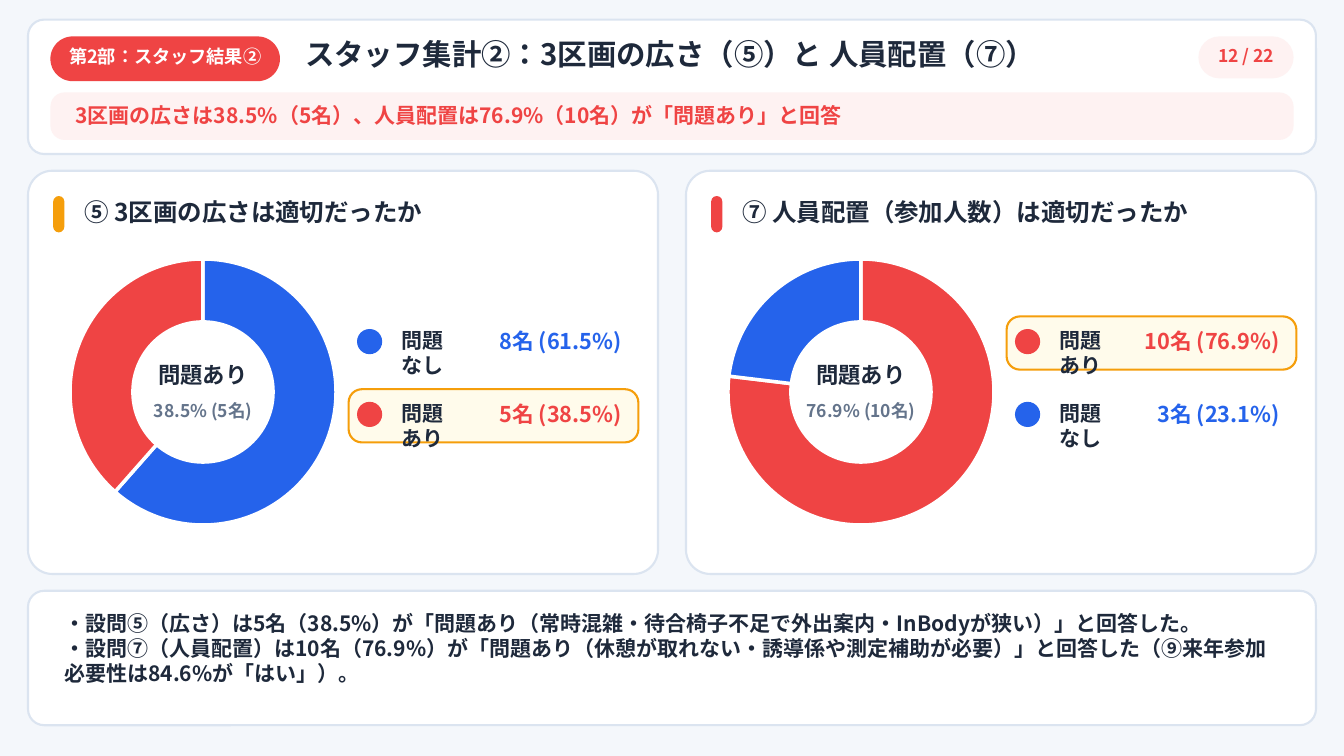
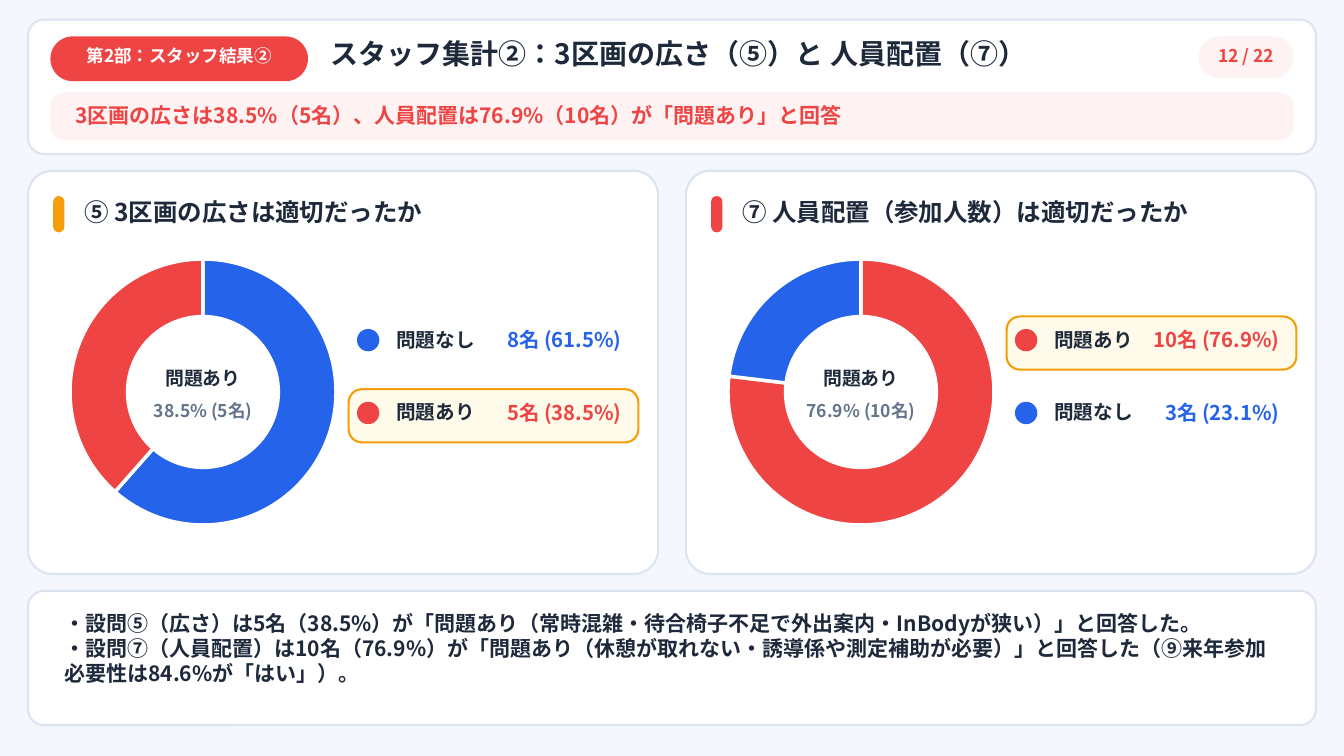
Before and after one commit to noriyukihoshina/yachiyo-survey-analyzer, a slide deck: slide 12 of 八千代リハビリテーション病院_どーんと祭出展結果報告_四役プレゼン.pptx. Drawn at 1344x756 pixels with LibreOffice and Linux fonts; fonts in the diff are those of the drawing. Boxes give left, top, right and bottom in pixels: in the first picture for what was removed or moved away, otherwise in the second. Text is boxed around its words. In the diff, an @@ line names an element or a change of style, - is before the commit and + after.

```diff
--- a/八千代リハビリテーション病院_どーんと祭出展結果報告_四役プレゼン.pptx
+++ b/八千代リハビリテーション病院_どーんと祭出展結果報告_四役プレゼン.pptx
@@ text "第2部：スタッフ結果②" at (87,47,272,64): size 13 to 12.5 pt @@
@@ rounded rectangle: place and size @@
-rounded rectangle at (50,36,280,81)
+rounded rectangle at (50,36,309,81)
@@ text "スタッフ集計②：3区画の広さ（⑤）と 人員配置（⑦）": place and size @@
-text "スタッフ集計②：3区画の広さ（⑤）と 人員配置（⑦）" at (305,40,1035,68)
+text "スタッフ集計②：3区画の広さ（⑤）と 人員配置（⑦）" at (330,40,1026,67)
@@ text "スタッフ集計②：3区画の広さ（⑤）と 人員配置（⑦）" at (330,40,1026,67): size 21 to 20 pt @@
@@ ellipse: place and size @@
-ellipse at (131,321,275,465)
+ellipse at (126,315,280,469)
@@ text "8名 (61.5%)": place and size @@
-text "8名 (61.5%)" at (500,330,622,354)
+text "8名 (61.5%)" at (507,329,622,351)
@@ ellipse: place and size @@
-ellipse at (789,321,934,465)
+ellipse at (784,315,939,469)
@@ ellipse: place and size @@
-ellipse at (1015,329,1041,354)
+ellipse at (1015,329,1037,351)
@@ size 15.5 to 14.5 pt in 4 elements at (507,402,622,424), (507,329,622,351), (1165,402,1280,424), (1153,329,1280,351) @@
@@ text "10名 (76.9%)": place and size @@
-text "10名 (76.9%)" at (1145,330,1280,353)
+text "10名 (76.9%)" at (1153,329,1280,351)
@@ text "問題あり": place and size @@
-text "問題あり" at (158,365,247,385)
+text "問題あり" at (165,369,240,387)
@@ text "問題あり" at (165,369,240,387): size 16 to 13.5 pt @@
@@ text "問題あり" at (823,369,898,387): size 16 to 13.5 pt @@
@@ text "問題あり": place and size @@
-text "問題あり" at (816,365,905,385)
+text "問題あり" at (823,369,898,387)
@@ text "5名 (38.5%)": place and size @@
-text "5名 (38.5%)" at (500,403,622,426)
+text "5名 (38.5%)" at (507,402,622,424)
@@ ellipse: place and size @@
-ellipse at (1015,402,1041,427)
+ellipse at (1015,402,1037,424)
@@ size 15 to 14 pt in 4 elements at (396,331,474,349), (396,403,474,421), (1054,331,1132,349), (1054,403,1132,421) @@
@@ text "3名 (23.1%)": place and size @@
-text "3名 (23.1%)" at (1158,403,1280,427)
+text "3名 (23.1%)" at (1165,402,1280,424)
```
Also in this commit, not shown: 20 other slides changed, 2 other files.
